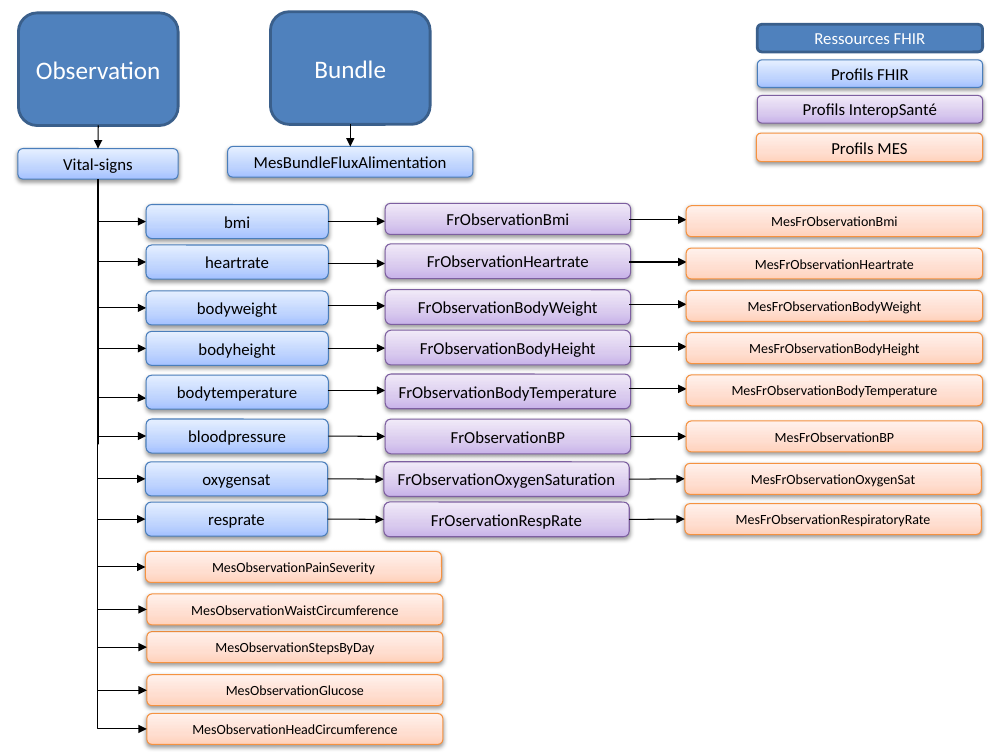
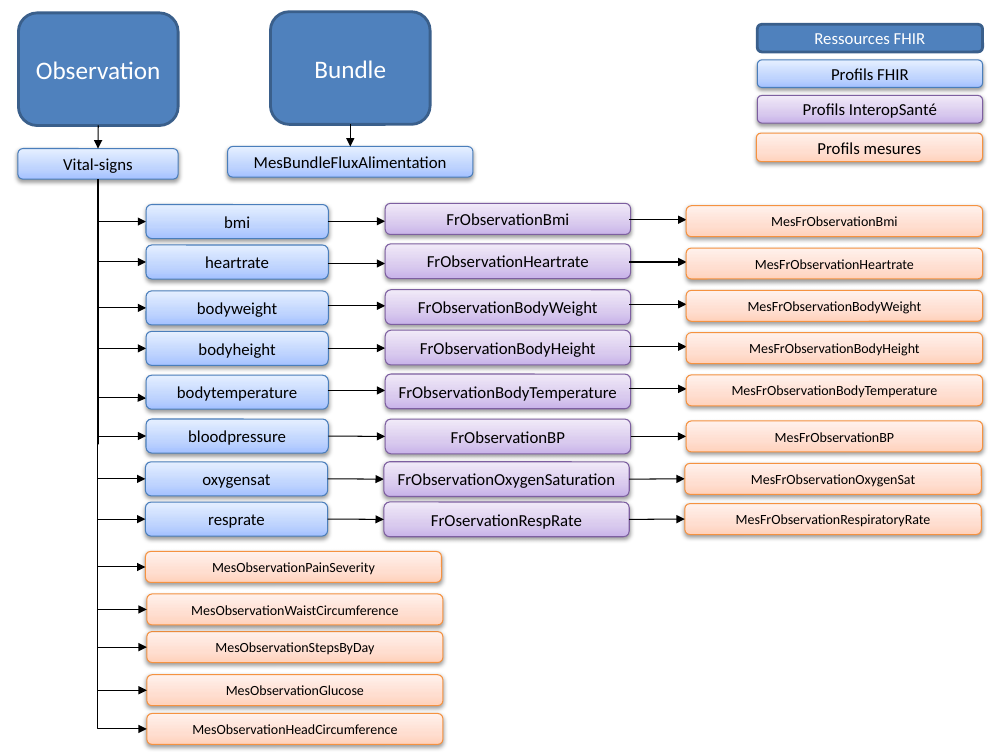
Before and after one commit to ansforge/IG-fhir-mesures-de-sante, a slide deck: slide 2 of input/images-source/Schema liens ressources profil.pptx. Drawn at 1008x756 pixels with LibreOffice and Linux fonts; fonts in the diff are those of the drawing. Boxes give left, top, right and bottom in pixels: in the first picture for what was removed or moved away, otherwise in the second. Text is boxed around its words. In the diff, an @@ line names an element or a change of style, - is before the commit and + after.

```diff
--- a/input/images-source/Schema liens ressources profil.pptx
+++ b/input/images-source/Schema liens ressources profil.pptx
@@ text in rounded rectangle at bbox=[817, 142, 922, 154]: text changed @@
-Profils MES
+Profils mesures
```
Also in this commit, not shown: 4 other files.
